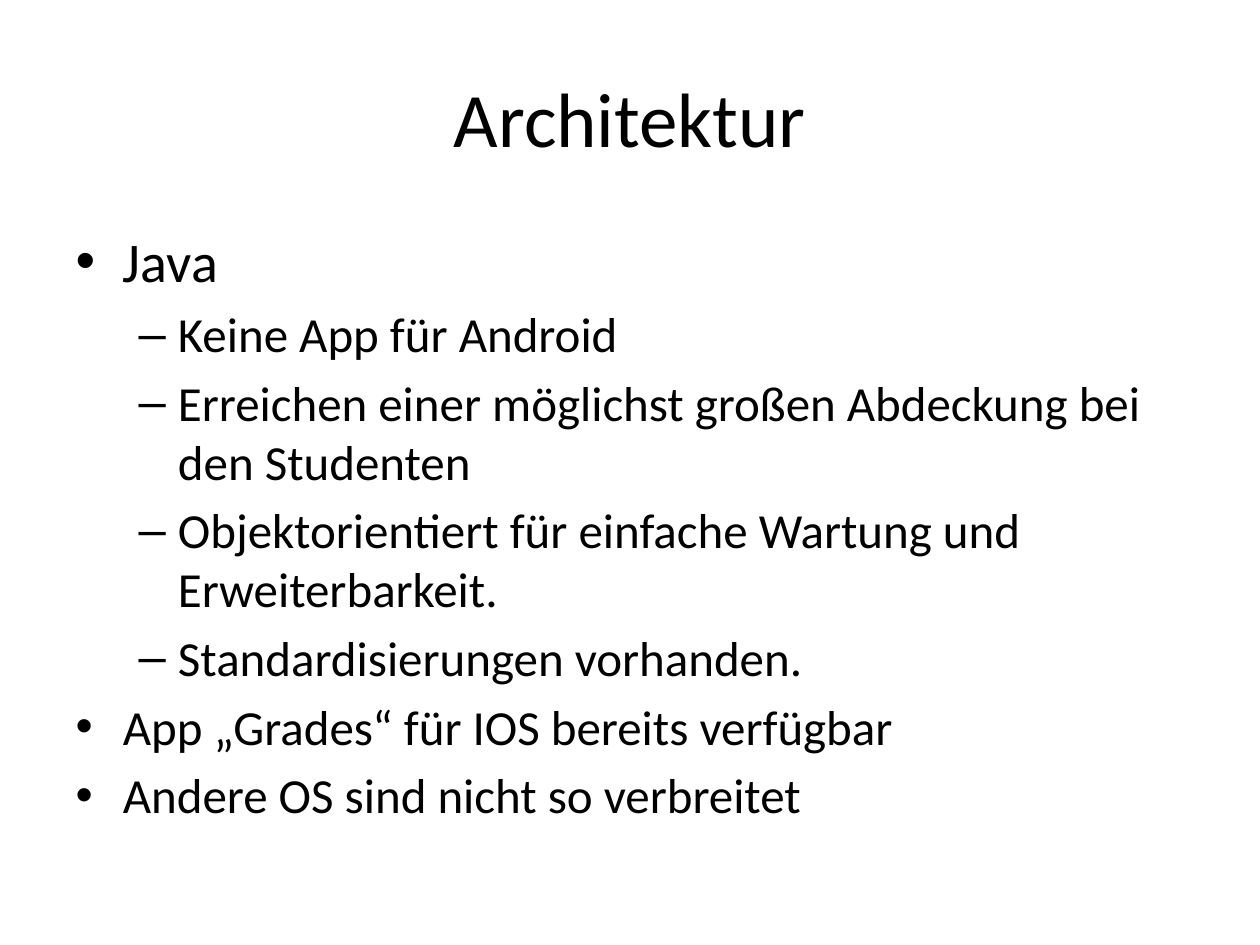
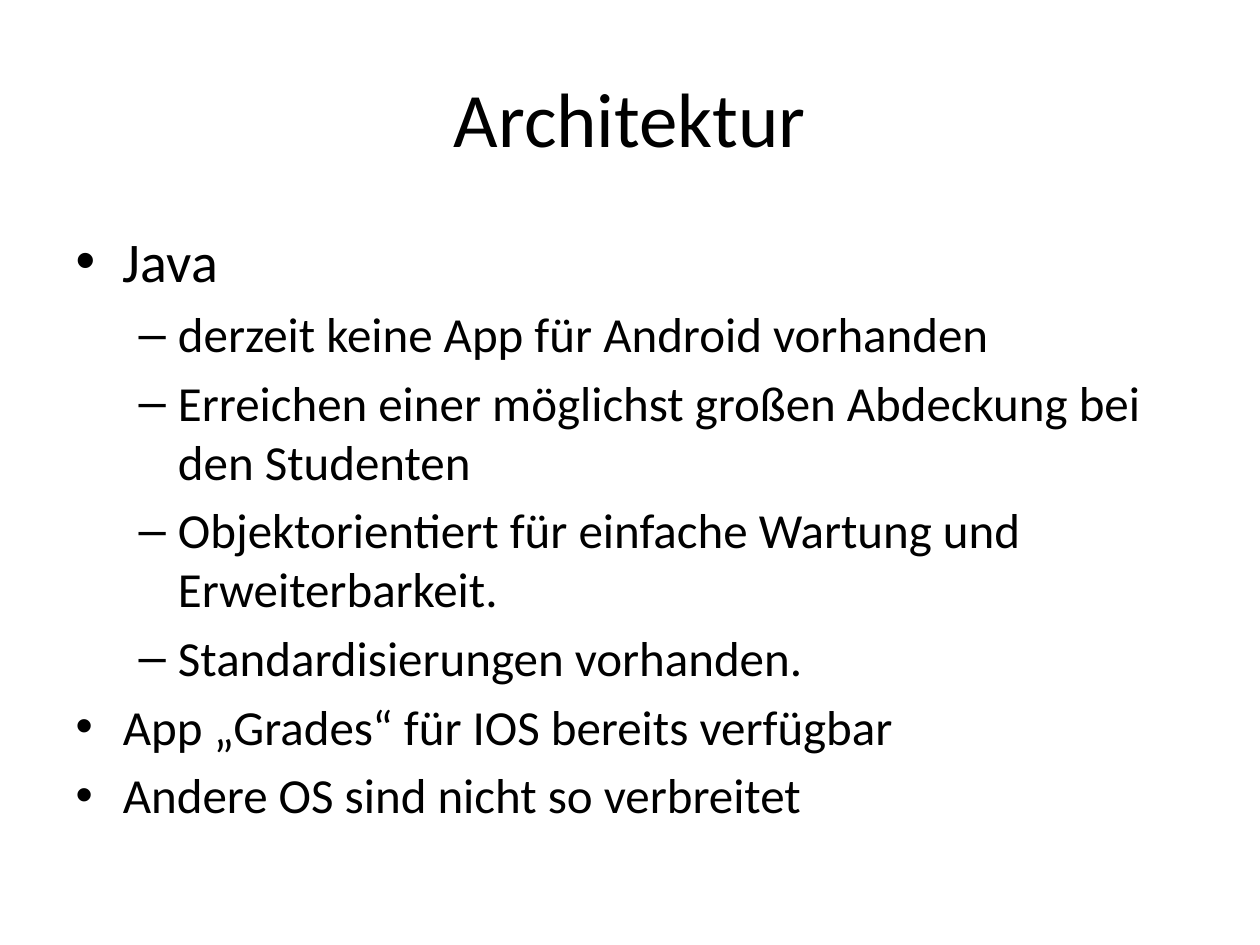
Before and after one commit to JanSutmoeller/HFTL-APP, a slide deck: slide 7 of Dokumentation/Präsentation/Präsentation1.pptx. Drawn at 1260x945 pixels with LibreOffice and Linux fonts; fonts in the diff are those of the drawing. Boxes give left, top, right and bottom in pixels: in the first picture for what was removed or moved away, otherwise in the second. Text is boxed around its words. In the diff, an @@ line names an element or a change of style, - is before the commit and + after.

```diff
--- a/Dokumentation/Präsentation/Präsentation1.pptx
+++ b/Dokumentation/Präsentation/Präsentation1.pptx
@@ text at <box>178,318,988,360</box>: text changed @@
-  – Keine App für Android
+  – derzeit keine App für Android vorhanden
```
Also in this commit, not shown: 1 other slide changed, 1 other file.
